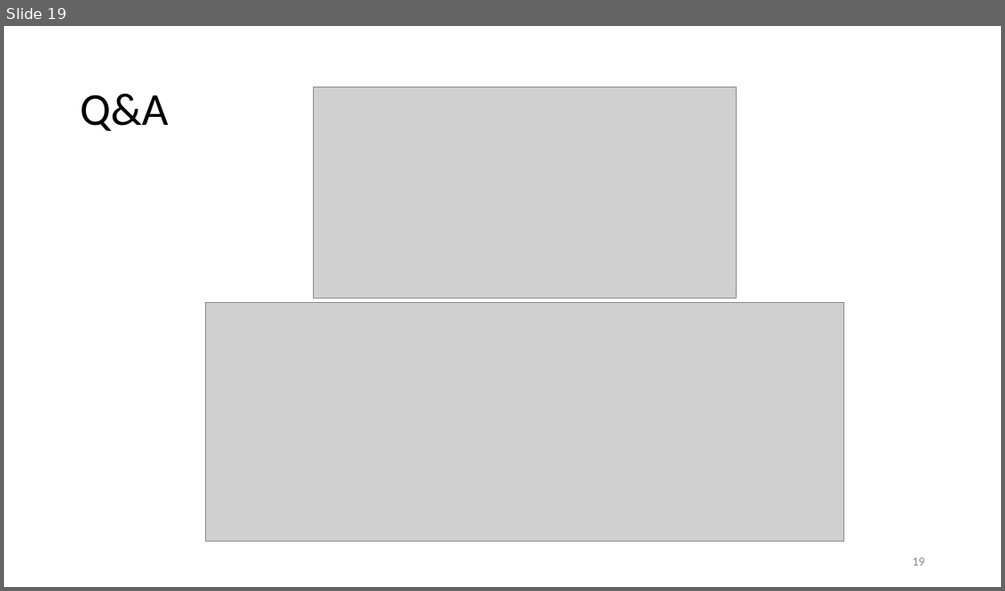
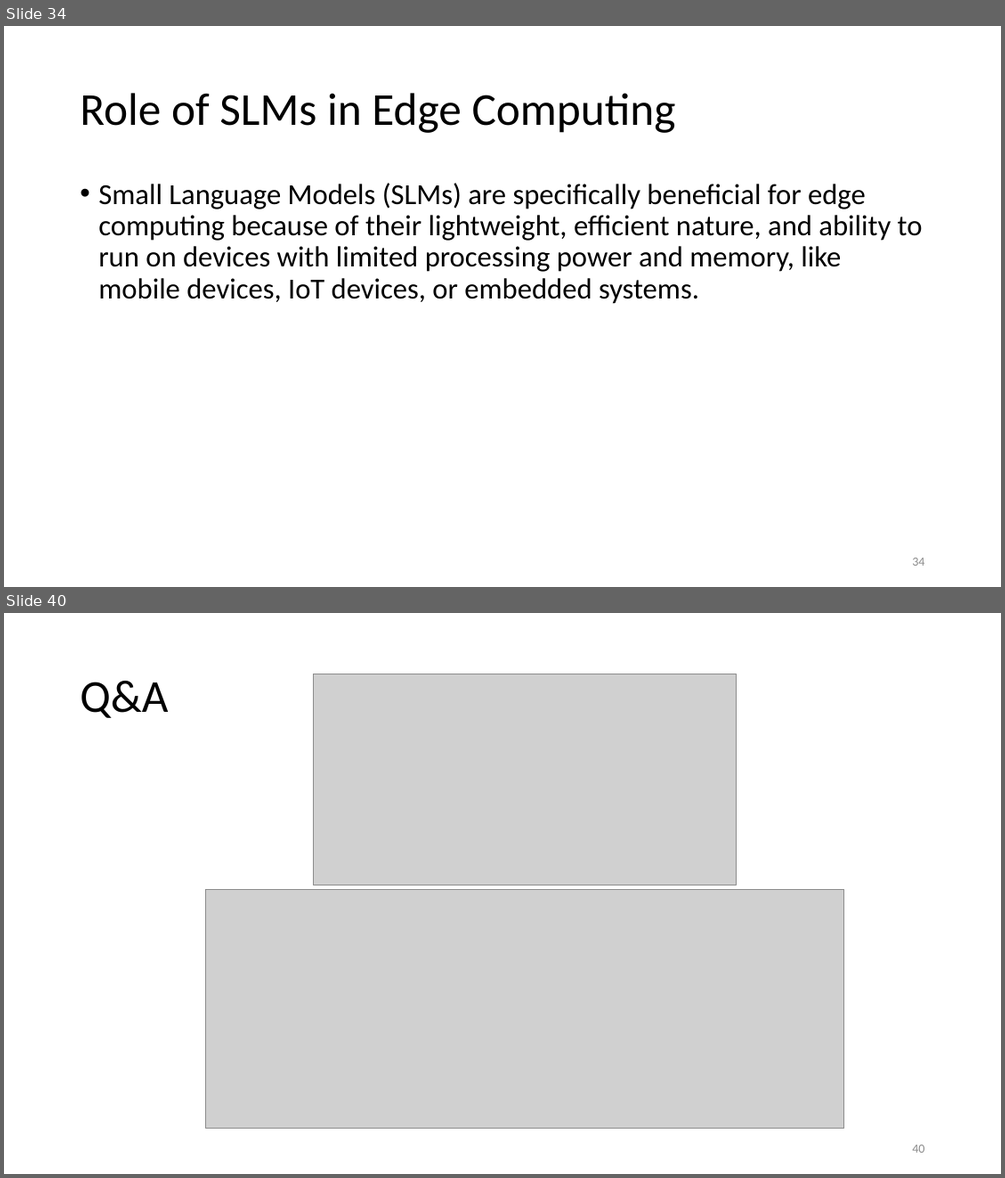
Before and after one commit to motazsaad/NLP-Seminar, a slide deck: slides/LLMs/Transfer learning (finetunning).pptx. Shown one above the other, each under a label of ours: slide 19 before the commit, slides 34 and 40 after it; the slides between them are not shown. The pictures are 1005x591 and 1005x1178 pixels, drawn with LibreOffice and Linux fonts; fonts in the diff are those of the drawing; grey boxes stand for pictures. Boxes give left, top, right and bottom in pixels: in the first picture for what was removed or moved away, otherwise in the second. Text is boxed around its words. In the diff, an @@ line names an element or a change of style, - is before the commit and + after.

```diff
--- a/slides/LLMs/Transfer learning (finetunning).pptx
+++ b/slides/LLMs/Transfer learning (finetunning).pptx
@@ slide 34 added at <box>4,26,1001,587</box>, background #FFFFFF @@
@@ title added at <box>80,93,676,133</box>, 44 pt, text #000000 @@
+Role of SLMs in Edge Computing
@@ text added at <box>98,183,922,304</box>, 28 pt, text #000000 @@
+• Small Language Models (SLMs) are specifically beneficial for edge computing because of their lightweight, efficient nature, and ability to run on devices with limited processing power and memory, like mobile devices, IoT devices, or embedded systems.
@@ page number added at <box>912,557,924,565</box>, 12 pt, text #8C8C8C @@
+34
@@ what was slide 19 is now slide 40 @@
@@ page number at <box>912,1144,924,1152</box>: text changed @@
-19
+40
```
Also in this commit, not shown: 7 slides changed, 22 other slides added, 2 slides removed, 5 other files.
